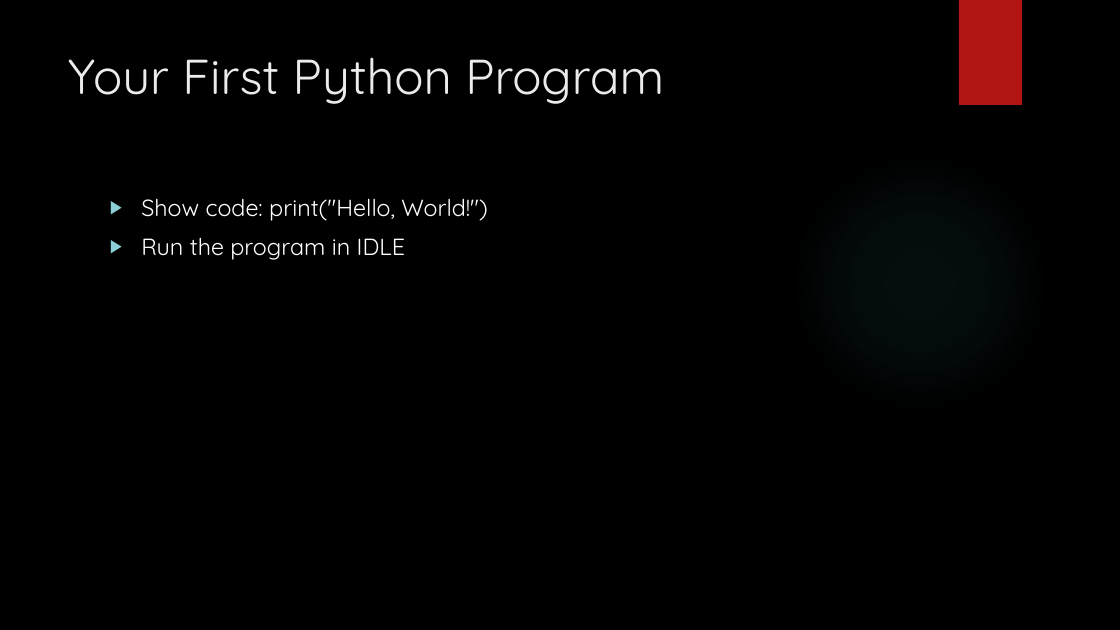
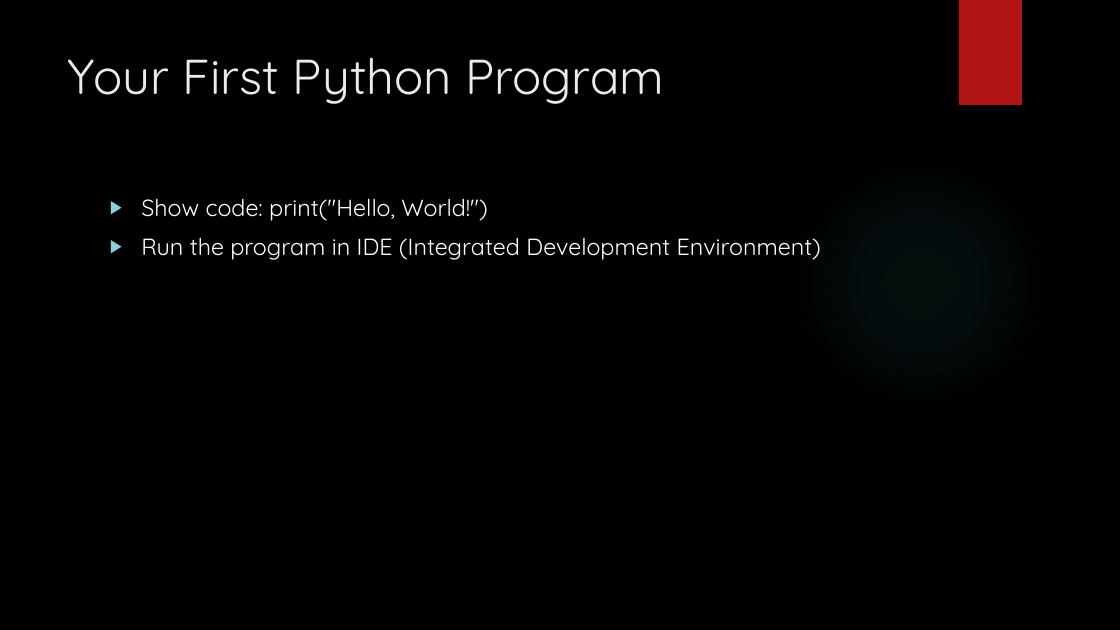
Before and after one commit to AliAkbarAhmadiDaryab/Introduction-to-Data-Science-with-Python, a slide deck: slide 3 of slides/Introduction to Python Programming for Beginners.pptx. Drawn at 1120x630 pixels with LibreOffice and Linux fonts; fonts in the diff are those of the drawing; background and template pictures are left out. Boxes give left, top, right and bottom in pixels: in the first picture for what was removed or moved away, otherwise in the second. Text is boxed around its words. In the diff, an @@ line names an element or a change of style, - is before the commit and + after.

```diff
--- a/slides/Introduction to Python Programming for Beginners.pptx
+++ b/slides/Introduction to Python Programming for Beginners.pptx
@@ text at (x1=141, y1=238, x2=821, y2=260): text changed @@
-▶ Run the program in IDLE
+▶ Run the program in IDE (Integrated Development Environment)
```
Also in this commit, not shown: 1 other slide changed, 4 other files.
